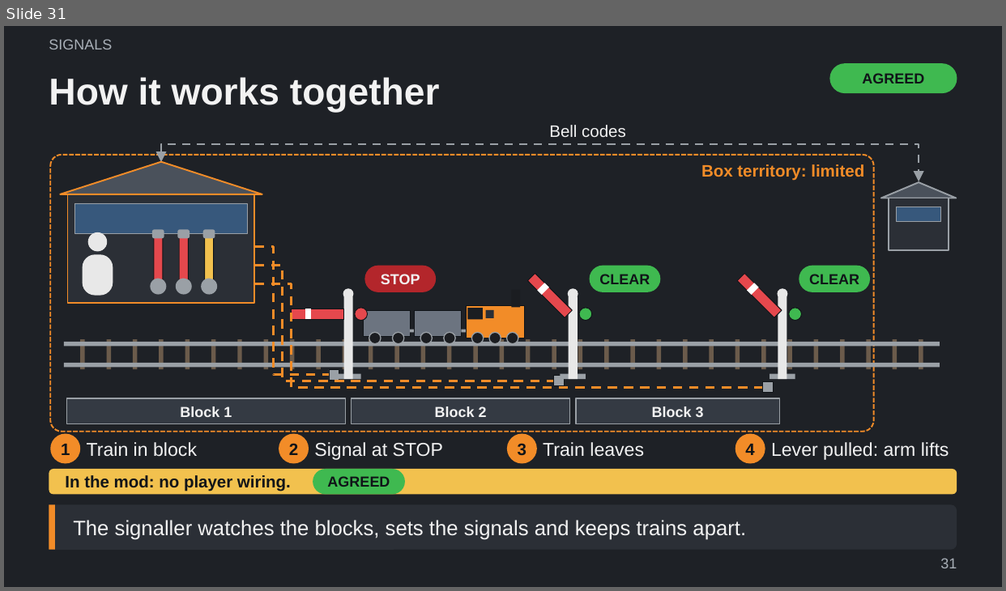
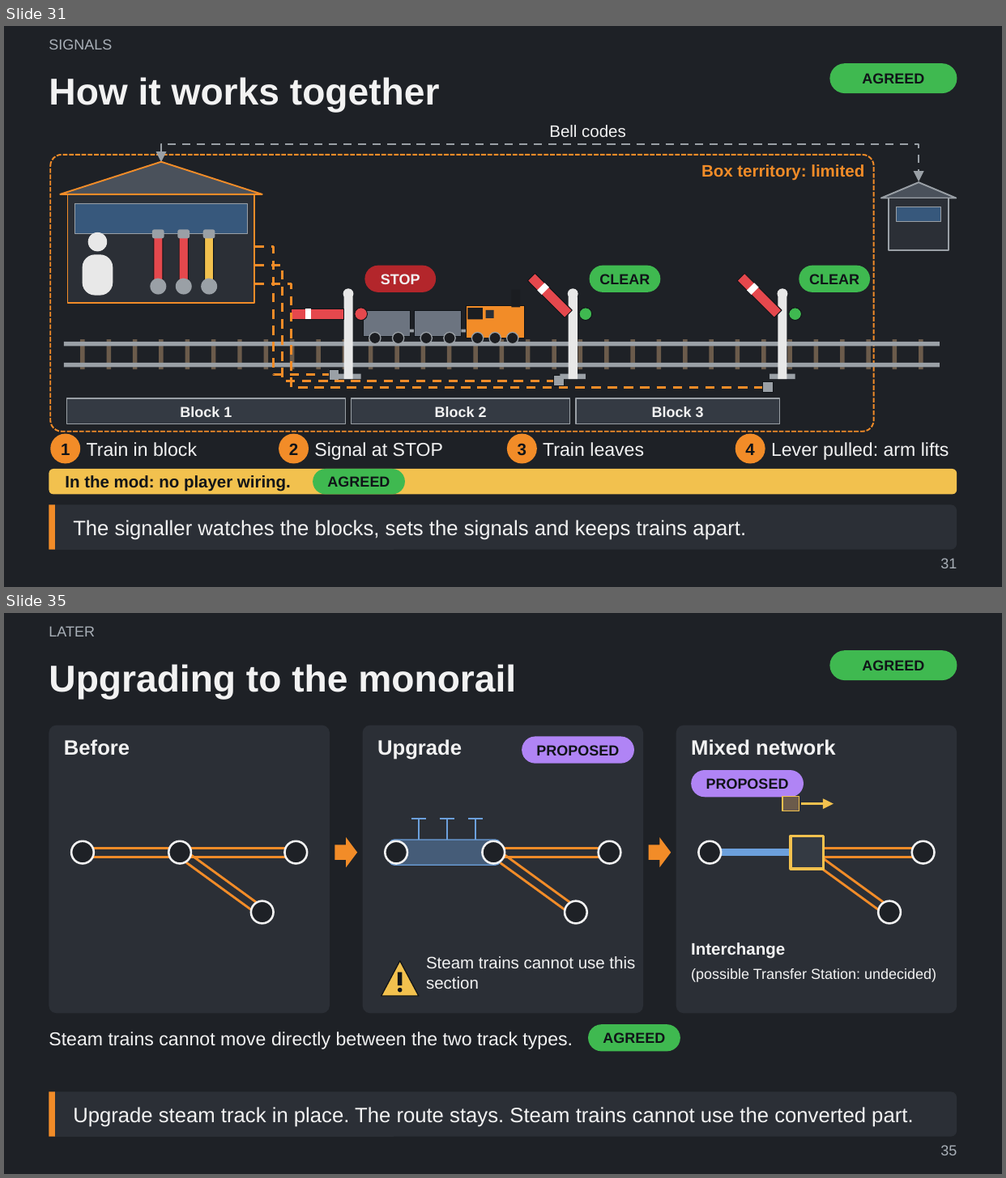
Before and after one commit to Tarenkookoo/Satisfactory---Early-Locomotion, a slide deck: Reporting/Claude Presents/Early_Locomotion_Explained.pptx. Shown one above the other, each under a label of ours: slide 31 before the commit, slides 31 and 35 after it; the slides between them are not shown. The pictures are 1006x591 and 1006x1178 pixels, drawn with LibreOffice and Linux fonts; fonts in the diff are those of the drawing. Boxes give left, top, right and bottom in pixels: in the first picture for what was removed or moved away, otherwise in the second. Text is boxed around its words. In the diff, an @@ line names an element or a change of style, - is before the commit and + after.

```diff
--- a/Reporting/Claude Presents/Early_Locomotion_Explained.pptx
+++ b/Reporting/Claude Presents/Early_Locomotion_Explained.pptx
@@ slide 35 added at bbox=[4, 613, 1002, 1174], background #1E2126 @@
@@ text added at bbox=[49, 626, 95, 636], 14 pt, text #A9B0B8 @@
+LATER
@@ rounded rectangle added at bbox=[829, 650, 957, 680], fill #3FB950, 14 pt, text #101418, bold @@
+AGREED
@@ title added at bbox=[49, 664, 516, 699], 36 pt, text #F2F2F2, bold @@
+Upgrading to the monorail
@@ group added at bbox=[363, 726, 643, 1013]: 10 lines, 5 ellipses, 3 rounded rectangles, 2 texts, 1 freeform shape, 1 rectangle @@
+Upgrade
+Steam trains cannot use this section
+PROPOSED
@@ right arrow added at bbox=[335, 837, 357, 867], fill #F28C28 @@
@@ right arrow added at bbox=[649, 837, 671, 867], fill #F28C28 @@
@@ group added at bbox=[49, 726, 330, 1013]: 6 lines, 4 ellipses, 1 rounded rectangle, 1 text @@
+Before
@@ group added at bbox=[676, 726, 957, 1013]: 5 lines, 3 texts, 3 ellipses, 2 rounded rectangles, 2 rectangles, 1 arrow @@
+Mixed network
+PROPOSED
+Interchange
+(possible Transfer Station: undecided)
@@ rounded rectangle added at bbox=[588, 1024, 680, 1052], fill #3FB950, 14 pt, text #101418, bold @@
+AGREED
@@ text added at bbox=[49, 1032, 573, 1050], 18 pt, text #F2F2F2 @@
+Steam trains cannot move directly between the two track types.
@@ rounded rectangle added at bbox=[49, 1093, 957, 1137], fill #2B2F36, 20 pt, text #F2F2F2 @@
+Upgrade steam track in place. The route stays. Steam trains cannot use the converted part.
@@ rectangle added at bbox=[49, 1093, 55, 1137], fill #F28C28 @@
@@ page number added at bbox=[940, 1145, 957, 1156], 14 pt, text #A9B0B8 @@
+35
```
Also in this commit, not shown: 10 other slides added, 5 other files.
